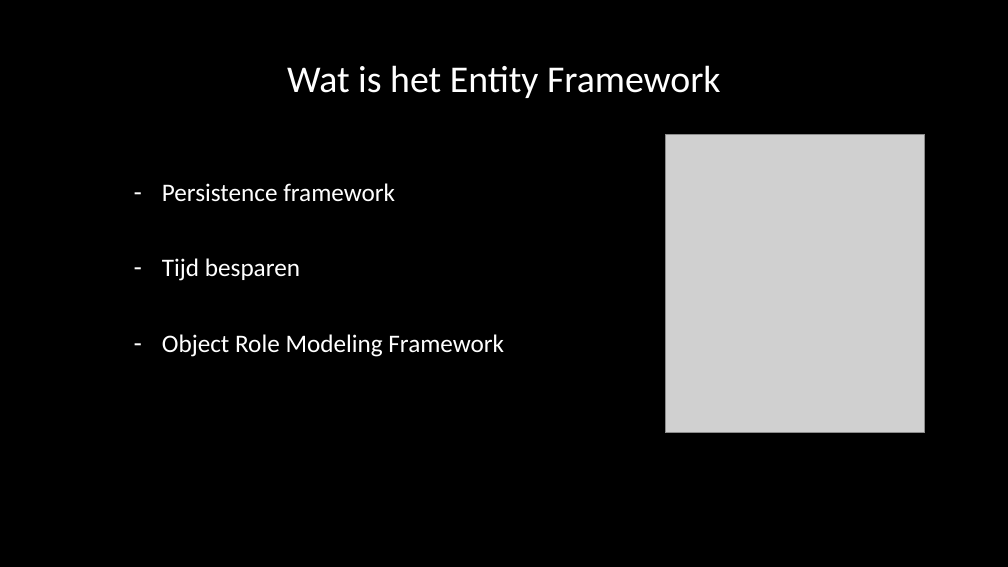
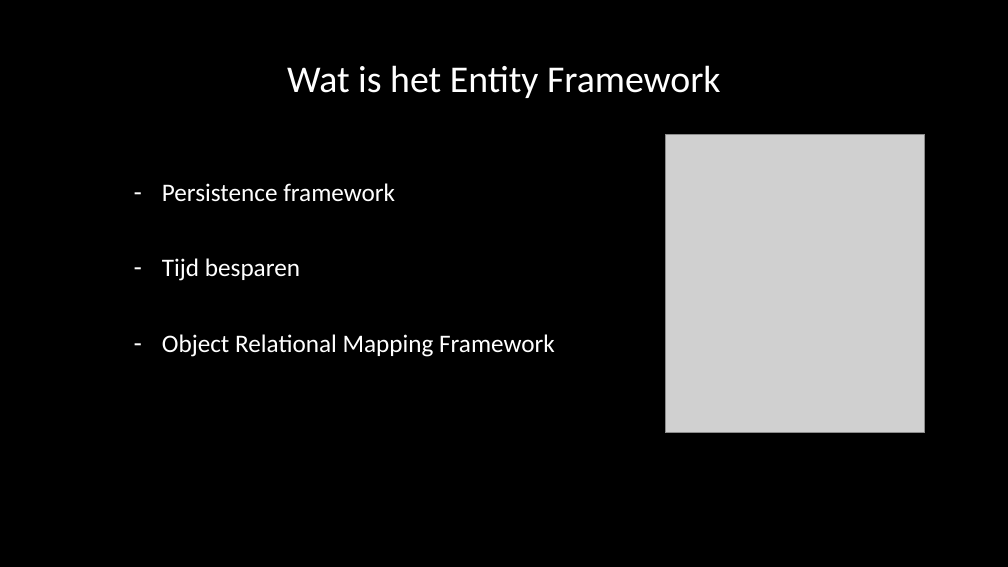
Before and after one commit to RandyGrouls/nots-wapp-workshop, a slide deck: slide 2 of slides/Framework_presentatie.pptx. Drawn at 1008x567 pixels with LibreOffice and Linux fonts; fonts in the diff are those of the drawing; grey boxes stand for pictures; background and template pictures are left out. Boxes give left, top, right and bottom in pixels: in the first picture for what was removed or moved away, otherwise in the second. Text is boxed around its words. In the diff, an @@ line names an element or a change of style, - is before the commit and + after.

```diff
--- a/slides/Framework_presentatie.pptx
+++ b/slides/Framework_presentatie.pptx
@@ text at [162,334,555,357]: text changed @@
-– Object Role Modeling Framework
+– Object Relational Mapping Framework
```
